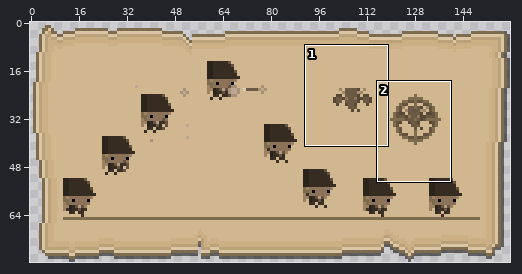
File history of a sprite sheet, CGX/Assets/Sprites/DemoBanner/rangerBannerattack.png. The picture above shows the old version from afar; the outline marks the close-up.
Close-up. Before the edit:
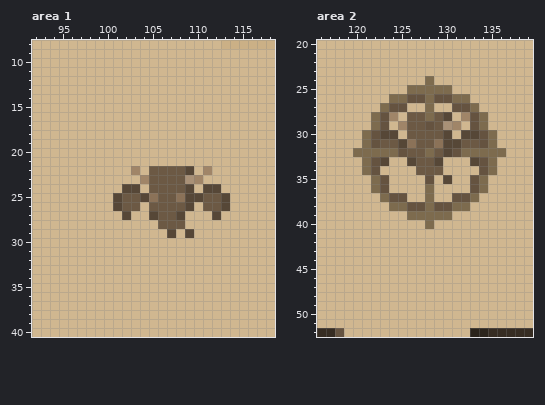
The file is 160x80 pixels. Colours within 5 levels of each other are drawn and written as one. Shown: area 1: x 92..118, y 8..40; area 2: x 116..139, y 20..52. The commit also changed other parts of the picture, which this record leaves out.
The result:
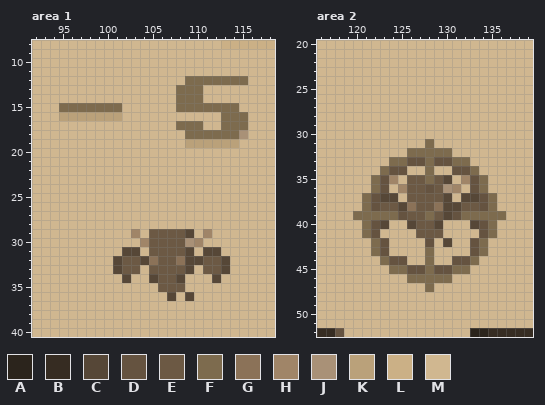
Palette (. is transparent): A #2b241c  B #362c22  C #564737  D #655340  E #6c5944  F #7d6b4e  G #8b7258  H #a08568  J #a99177  K #baa17a  L #cbb086  M #d0b790
The exact change:
Changed rows in their new state; - is an unchanged pixel.
Area 1:
first column x 95:
12 --------------FFFFFFF
13 -------------FFF-----
14 -------------FFF-----
15 FFFFFFF------FFFFFFF-
16 KKKKKKK-----------FFF
17 -------------FFF--FFF
18 --------------FFFFFFJ
19 --------------KKKKKK-
22 --------M-MMMMM-M----
23 ---------MMMMMMM-----
24 -------MM-MMMMM-MM---
25 ------MMMMMMMMMMMMM--
26 ------MMM-MMMMM-MMM--
27 -------M--MMMM---M---
28 -----------MMM-------
29 --------H-EEEE--H----
30 ---------HEEEEJH-----
31 -------CC-EEEEC-CC---
32 ------CEECGEEGCCEEC--
33 ------CEE-EEEEC-EEC--
34 -------C--CEEC---C---
35 -----------EEE-------
36 ------------C-C------
Area 2:
first column x 120:
24 --------M--------
25 ------MMMMM------
26 ----MMMMMMMMM----
27 ---MMM--M--MMM---
28 --MMM-MMMMM-MMM--
29 --MM-MMMMMMM-MM--
30 -MMMM-MMMMM-MMMM-
31 -MMMMMMMFMMMMMMM-
32 MMMMMMFF-FFMMMMMM
33 -MMMFFDDFDDFFMMM-
34 -MMFDD-MFM-DDFMM-
35 ----H-EEFE--H----
36 -----HEEDEJH-----
37 -FDCCMEEEECMCCDF-
38 -FDEECGEEGCCEEDF-
39 FFFFFDEE-ECDFFFFF
40 -FDC--CEEC---CDF-
41 -FD----EEE----DF-
42 --FD----D-C--DF--
43 --FD----F----DF--
44 ---FDD--F--DDF---
45 ----FFDDFDDFF----
46 ------FFFFF------
47 --------F--------
